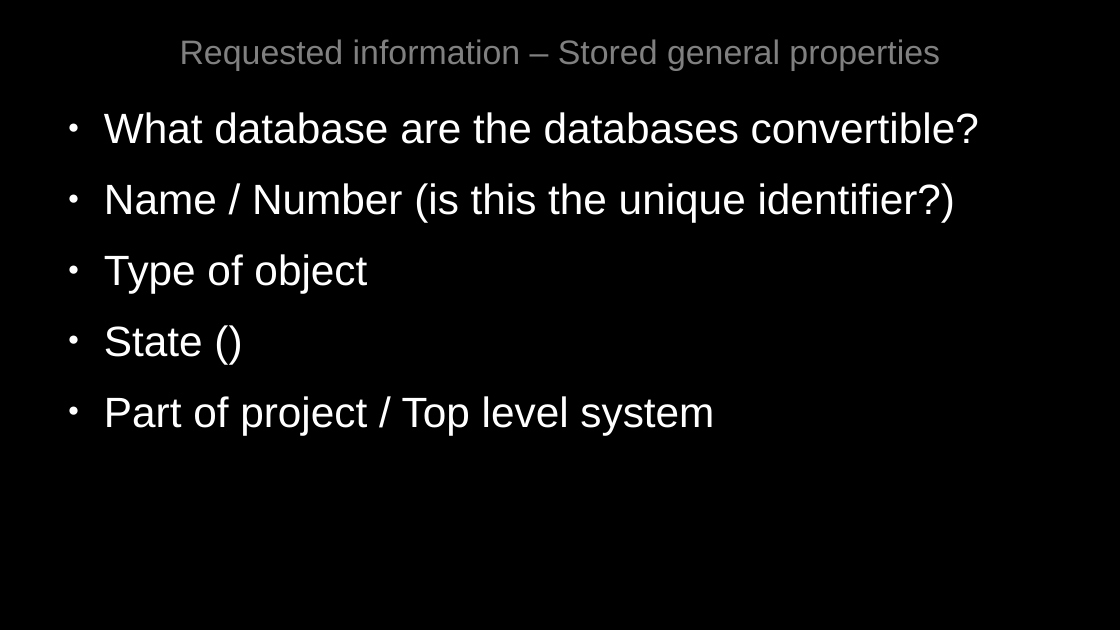
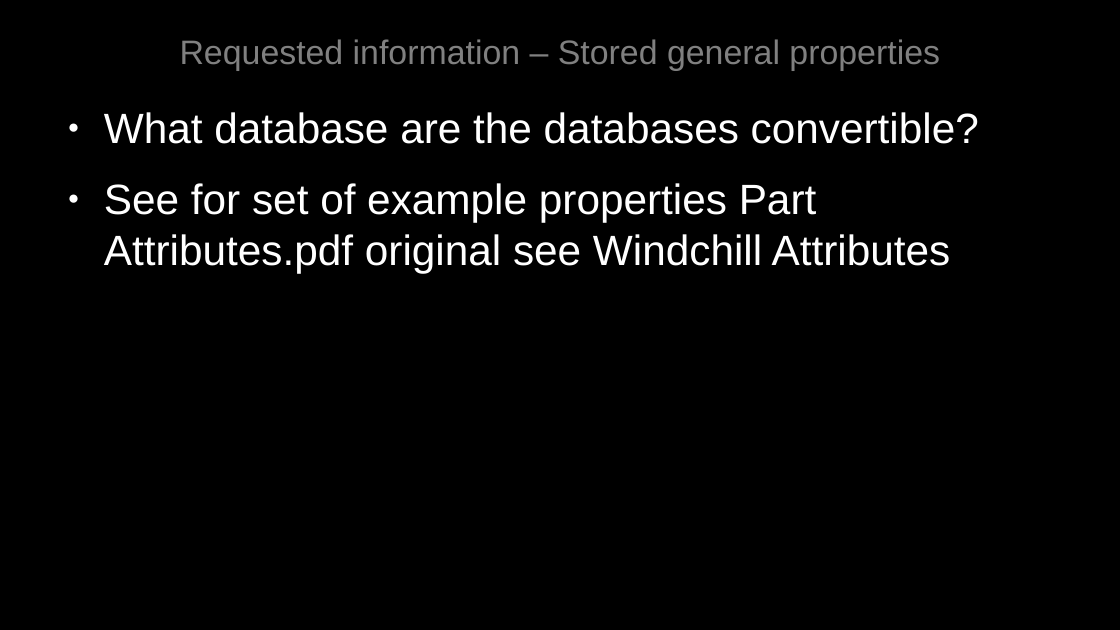
Before and after one commit to Jee-Bee/FreePDM, a slide deck: slide 4 of ConceptOfDesign/FreePDM_CoD.odp. Drawn at 1120x630 pixels with LibreOffice and Linux fonts; fonts in the diff are those of the drawing. Boxes give left, top, right and bottom in pixels: in the first picture for what was removed or moved away, otherwise in the second. Text is boxed around its words. In the diff, an @@ line names an element or a change of style, - is before the commit and + after.

Commit message:
Presentation Upd with attributes and workflows definition

```diff
--- a/ConceptOfDesign/FreePDM_CoD.odp
+++ b/ConceptOfDesign/FreePDM_CoD.odp
@@ text at (x1=104, y1=183, x2=951, y2=273): text changed @@
-● Name / Number (is this the unique identifier?)
-● Type of object
-● State ()
-● Part of project / Top level system
+● See for set of example properties Part Attributes.pdf original see Windchill Attributes
```
Also in this commit, not shown: 1 other slide changed, 1 slide added, 3 other files.
